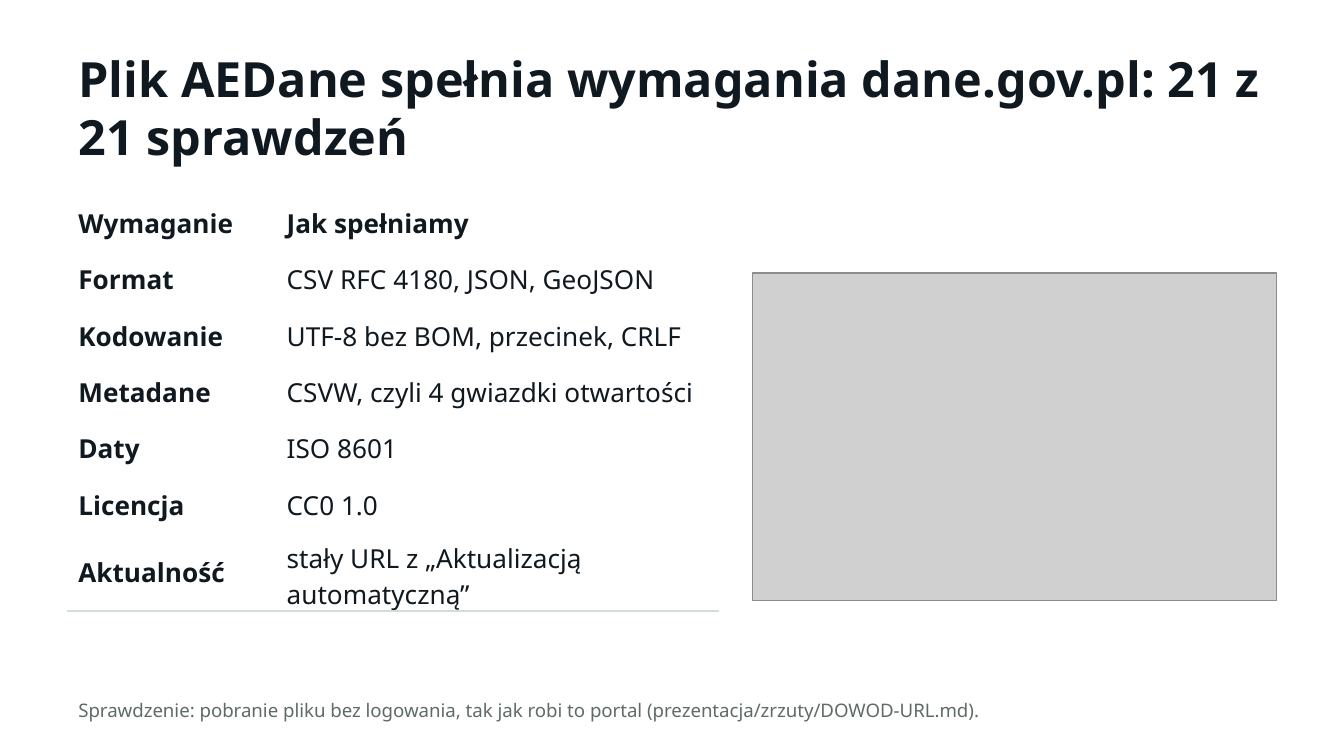
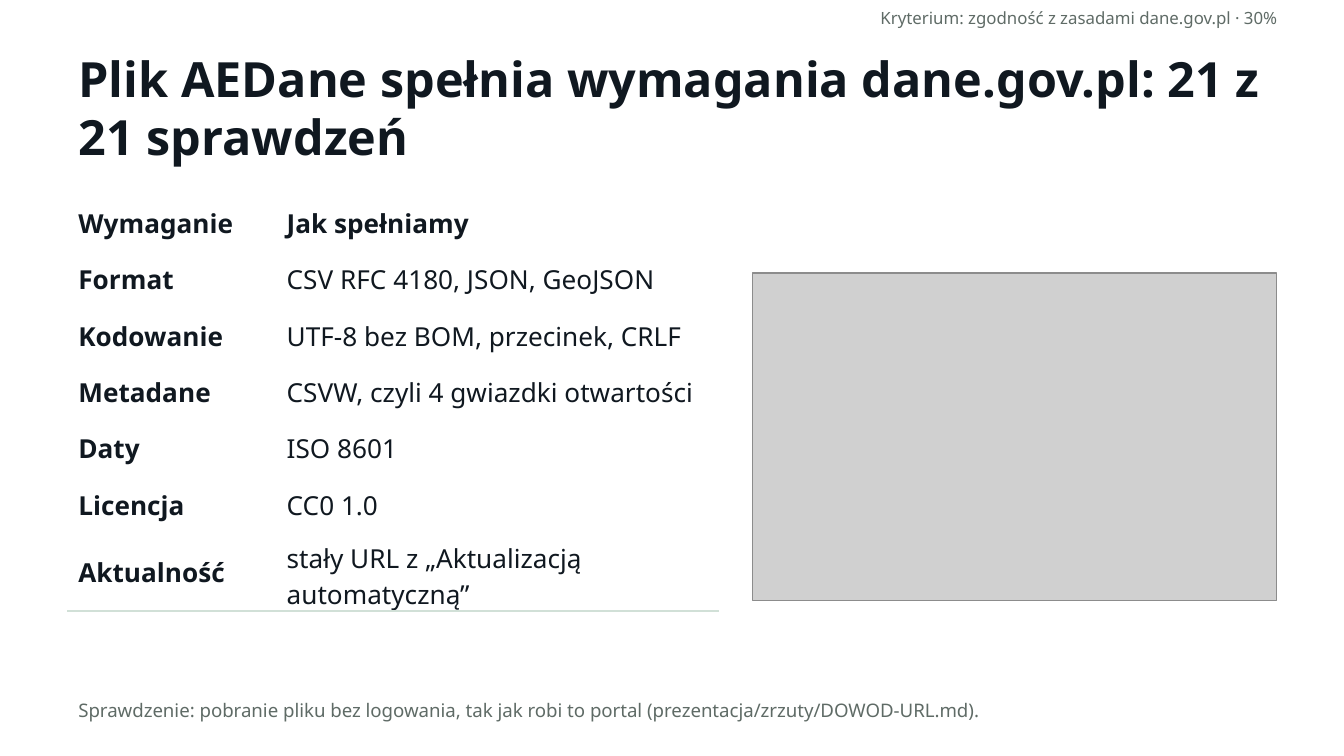
Before and after one commit to LastMinuteGameStudio/hacknation, a slide deck: slide 5 of prezentacja/AEDane – Misja AED (HackNation 2026).pptx (slide 7 before the commit). Drawn at 1344x756 pixels with LibreOffice and Linux fonts; fonts in the diff are those of the drawing; grey boxes stand for pictures. Boxes give left, top, right and bottom in pixels: in the first picture for what was removed or moved away, otherwise in the second. Text is boxed around its words. In the diff, an @@ line names an element or a change of style, - is before the commit and + after.

```diff
--- a/prezentacja/AEDane – Misja AED (HackNation 2026).pptx
+++ b/prezentacja/AEDane – Misja AED (HackNation 2026).pptx
@@ text added at box(880, 11, 1277, 28), 9 pt, text #5F6B66 @@
+Kryterium: zgodność z zasadami dane.gov.pl · 30%
```
Also in this commit, not shown: 11 other slides changed, 5 slides removed.
